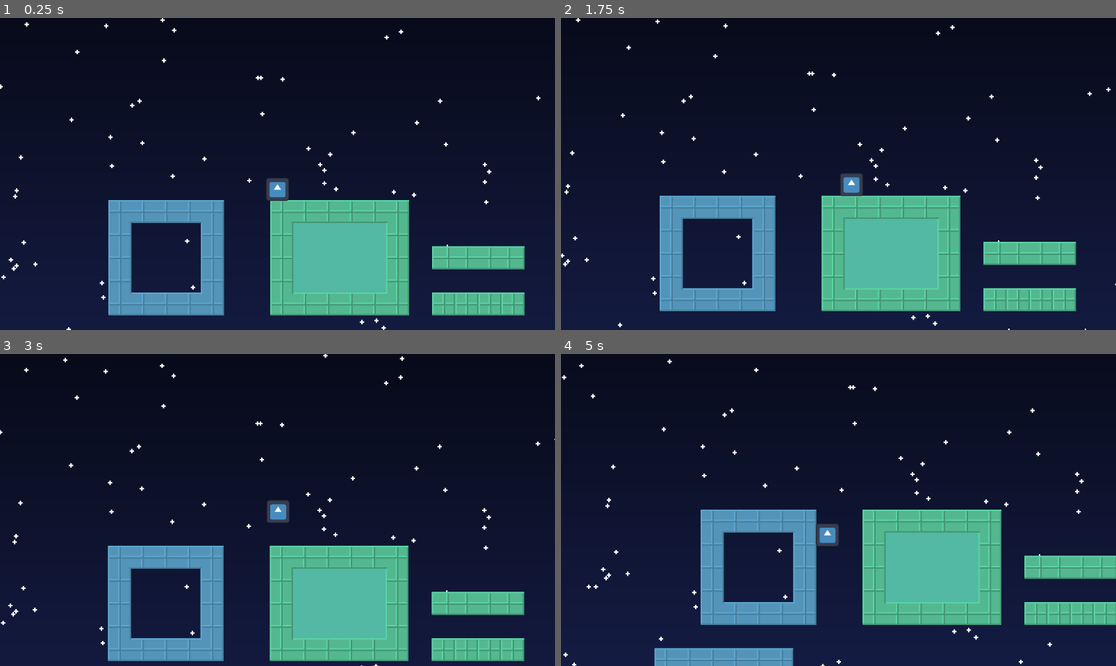
Above: before the commit, frames 1-4 (two rows, left to right).
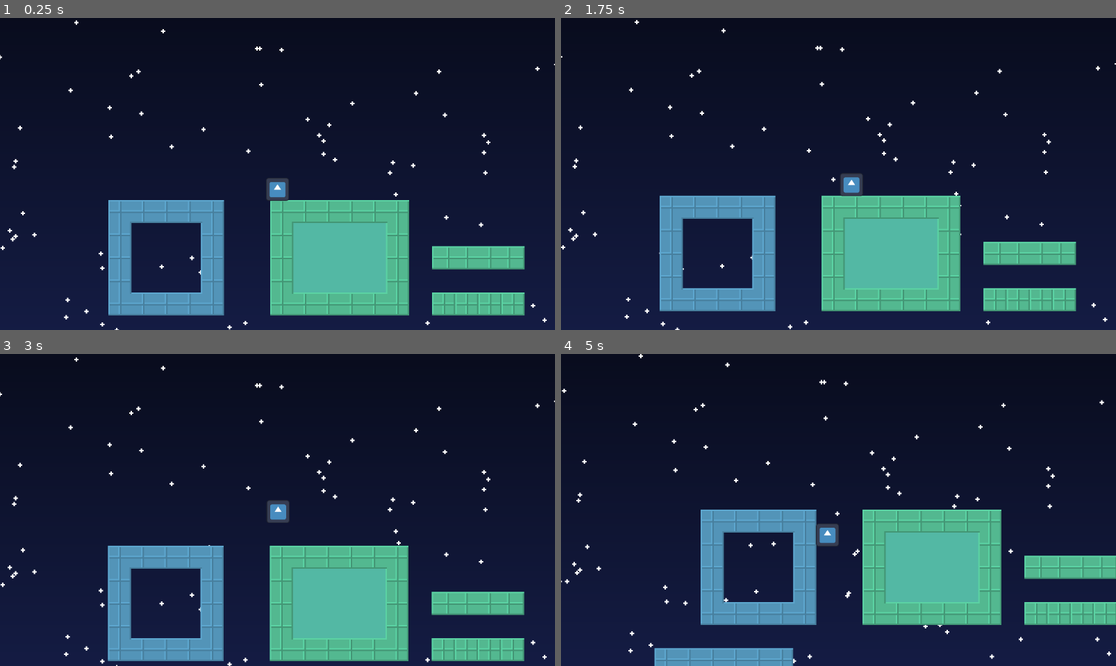
Above: after the commit, the same moments.

Repository: reneelias/Godot-2D-Platformer
Game: Godot game, scene res://Scenes/main.tscn
The game is run twice, just before and just after one commit, with the same random seed, the same clock (stepped at 60 frames per second) and the same inputs. The engine's default icon, where the game draws it, is replaced by a stand-in: a white triangle on a blue panel in a dark square.
Inputs:
- Up to frame 1 (0.25 s): no input
- Up to frame 2 (1.75 s): hold R 0.53-1.28 s; hold D from 0.53 s (still down); tap Space at 0.77, 1.52 s; tap R at 1.35 s
- Up to frame 3 (3 s): release D at 2.03 s; hold A 2.03-2.78 s; hold R 2.03-2.78 s; hold D from 2.78 s (still down); tap R at 2.85 s
- Up to frame 4 (5 s): tap Space at 3.02, 3.77, 4.52 s; hold R 3.53-4.28 s; release D at 4.28 s; hold A from 4.28 s (still down); tap R at 4.35 s

The runs differ from the first frame. In frame 1, 0.9% of the frame differs, in the area x 0-100%, y 0-100%; in frame 2, 0.9%; in frame 3, 0.9%; in frame 4, 1.0%.

Commit message:
Add scrolling to starry background

Diff:
--- /dev/null
+++ b/2d-platformer/ObjectScenes/CameraController.gd
@@ -0,0 +1,2 @@
+extends Camera2D
+class_name CameraController
--- a/2d-platformer/ObjectScenes/Player.tscn
+++ b/2d-platformer/ObjectScenes/Player.tscn
@@ -1,7 +1,8 @@
-[gd_scene load_steps=4 format=3 uid="uid://ccwmsb5ujo4ku"]
+[gd_scene load_steps=5 format=3 uid="uid://ccwmsb5ujo4ku"]
 
 [ext_resource type="Script" uid="uid://c71maiyhaww64" path="res://Scripts/CharacterController.gd" id="1_tryvm"]
 [ext_resource type="Texture2D" uid="uid://bbxasgo6d7wqq" path="res://Sprites/icon.svg" id="2_5podq"]
+[ext_resource type="Script" uid="uid://c43q83dh0qpt7" path="res://ObjectScenes/CameraController.gd" id="3_5podq"]
 
 [sub_resource type="RectangleShape2D" id="RectangleShape2D_0xm2m"]
 size = Vector2(15, 15)
@@ -22,3 +23,4 @@
 [node name="Camera2D" type="Camera2D" parent="."]
 zoom = Vector2(3, 3)
 position_smoothing_enabled = true
+script = ExtResource("3_5podq")
--- a/2d-platformer/Scenes/main.tscn
+++ b/2d-platformer/Scenes/main.tscn
@@ -191,9 +191,12 @@
 
 [node name="Node2D" type="Node2D"]
 
-[node name="NightSkyNoDither" type="Sprite2D" parent="."]
+[node name="Parallax2D" type="Parallax2D" parent="."]
+scroll_scale = Vector2(0.1, 0.1)
+scroll_offset = Vector2(512, 256)
+
+[node name="NightSkyNoDither" type="Sprite2D" parent="Parallax2D"]
 texture_filter = 1
-position = Vector2(-59, -118)
 texture = ExtResource("1_kry3j")
 
 [node name="NightSky" type="Sprite2D" parent="."]
@@ -209,3 +212,5 @@
 
 [node name="Player" parent="." instance=ExtResource("4_jjvhh")]
 position = Vector2(-59, -121)
+
+[editable path="Player"]
Not shown, added: 2d-platformer/ObjectScenes/CameraController.gd.uid
